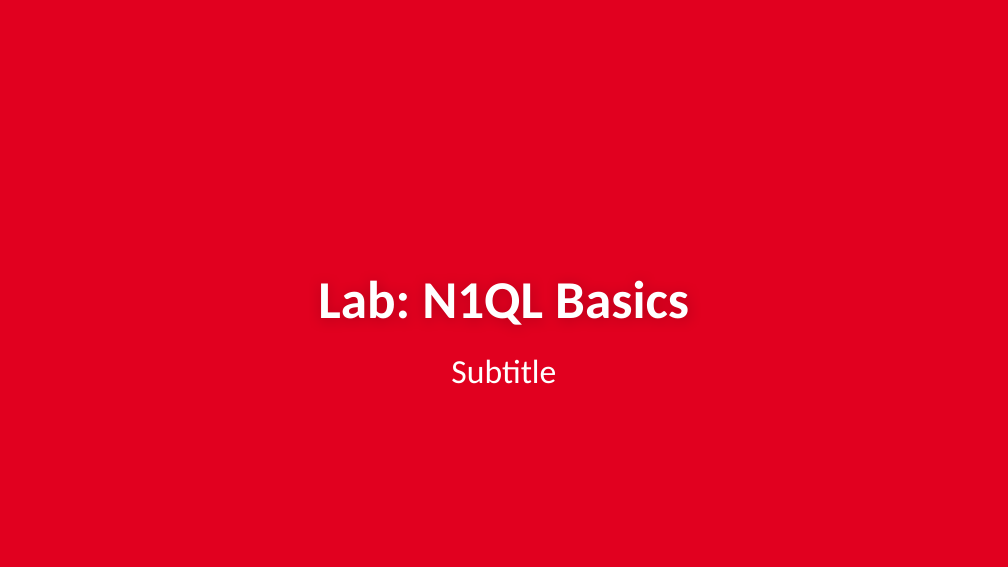
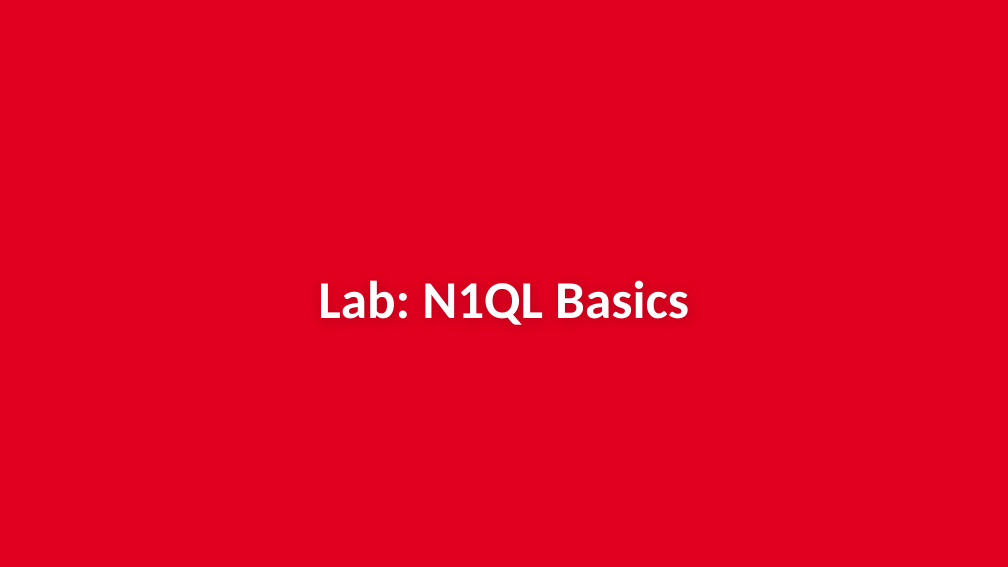
Before and after one commit to subalakr/workshop, a slide deck: slide 1 of server/presentations/Lab-03_Simple_N1QL.pptx. Drawn at 1008x567 pixels with LibreOffice and Linux fonts; fonts in the diff are those of the drawing; background and template pictures are left out. Boxes give left, top, right and bottom in pixels: in the first picture for what was removed or moved away, otherwise in the second. Text is boxed around its words. In the diff, an @@ line names an element or a change of style, - is before the commit and + after.

```diff
--- a/server/presentations/Lab-03_Simple_N1QL.pptx
+++ b/server/presentations/Lab-03_Simple_N1QL.pptx
@@ subtitle removed at [451, 359, 556, 384] @@
-Subtitle
```
Also in this commit, not shown: 10 other files.
